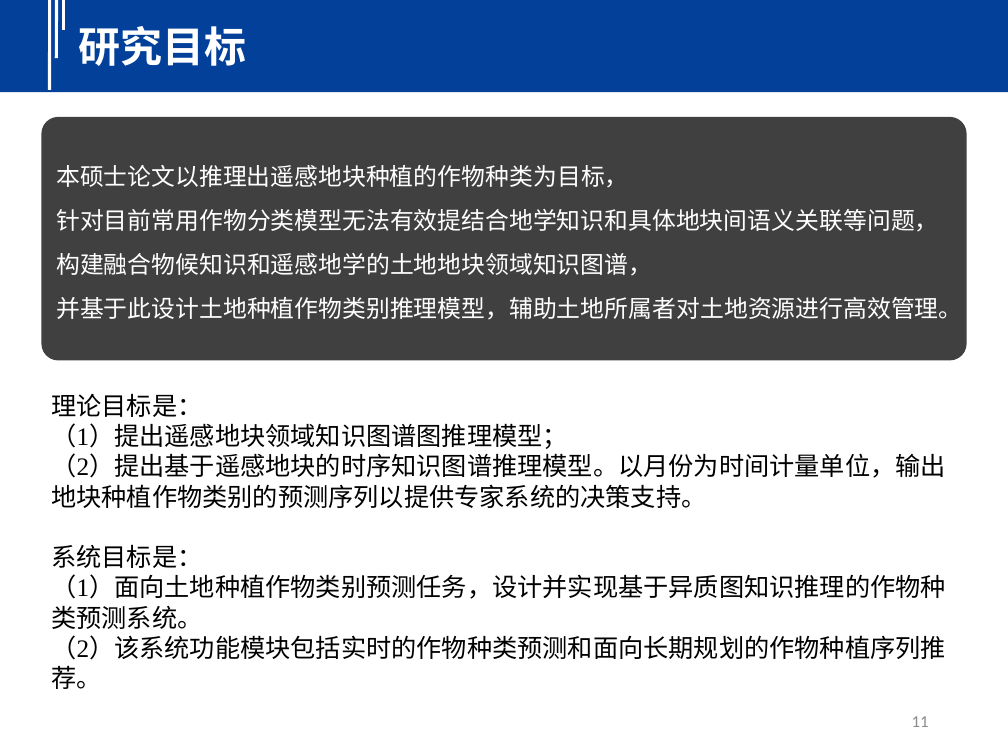
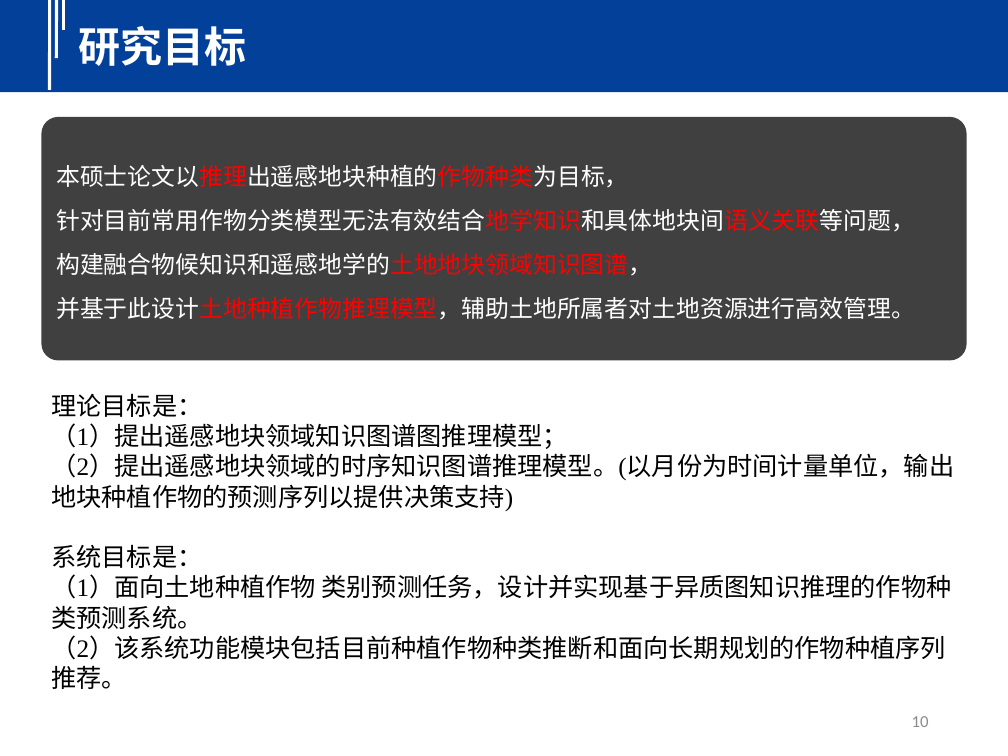
Before and after one commit to seu-cloud/seu-cloud-study, a slide deck: slide 10 of PPT/2023/20230602-巩傲凡-面向作物种类预测的知识推理技术研究.pptx (slide 11 before the commit). Drawn at 1008x756 pixels with LibreOffice and Linux fonts; fonts in the diff are those of the drawing. Boxes give left, top, right and bottom in pixels: in the first picture for what was removed or moved away, otherwise in the second. Text is boxed around its words. In the diff, an @@ line names an element or a change of style, - is before the commit and + after.

```diff
--- a/PPT/2023/20230602-巩傲凡-面向作物种类预测的知识推理技术研究.pptx
+++ b/PPT/2023/20230602-巩傲凡-面向作物种类预测的知识推理技术研究.pptx
@@ text in rounded rectangle at box(56, 165, 652, 275): text colour #FFFFFF to #FF0000 in "本硕士论文以推理出遥感地块种植的作物种类为目标，", "构建融合物候知识和遥感地学的土地地块领域知识图谱，" @@
@@ text in rounded rectangle at box(56, 209, 915, 231): text changed @@
-针对目前常用作物分类模型无法有效提结合地学知识和具体地块间语义关联等问题，
+针对目前常用作物分类模型无法有效结合地学知识和具体地块间语义关联等问题，
@@ text in rounded rectangle at box(56, 297, 915, 319): text changed @@
-并基于此设计土地种植作物类别推理模型，辅助土地所属者对土地资源进行高效管理。
+并基于此设计土地种植作物推理模型，辅助土地所属者对土地资源进行高效管理。
@@ text at box(51, 453, 954, 511): text changed @@
-（2）提出基于遥感地块的时序知识图谱推理模型。以月份为时间计量单位，输出地块种植作物类别的预测序列以提供专家系统的决策支持。
+（2）提出遥感地块领域的时序知识图谱推理模型。(以月份为时间计量单位，输出地块种植作物的预测序列以提供决策支持)
@@ text at box(51, 574, 952, 689): text changed @@
-（1）面向土地种植作物类别预测任务，设计并实现基于异质图知识推理的作物种类预测系统。
-（2）该系统功能模块包括实时的作物种类预测和面向长期规划的作物种植序列推荐。
+（1）面向土地种植作物 类别预测任务，设计并实现基于异质图知识推理的作物种类预测系统。
+（2）该系统功能模块包括目前种植作物种类推断和面向长期规划的作物种植序列推荐。
@@ page number at box(912, 716, 929, 727): text changed @@
-11
+10
```
Also in this commit, not shown: 17 other slides changed, 1 slide added, 1 slide removed.
